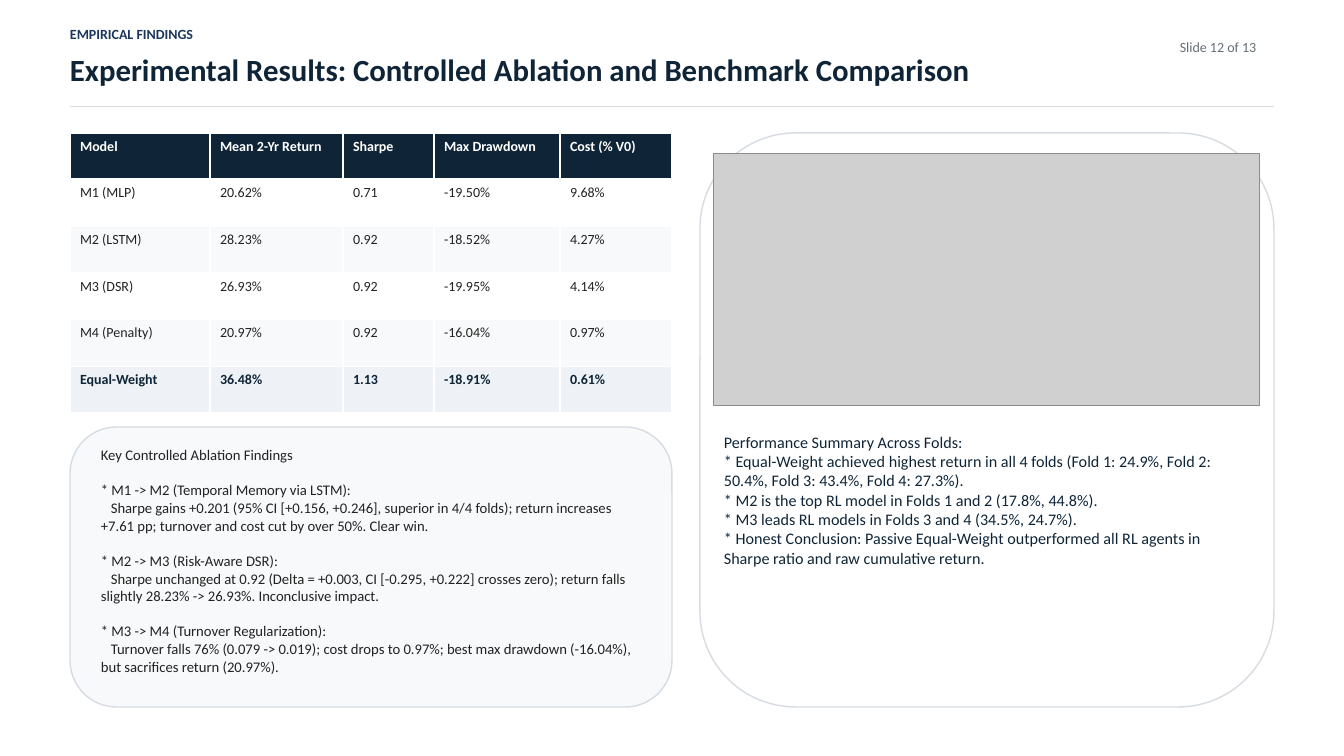
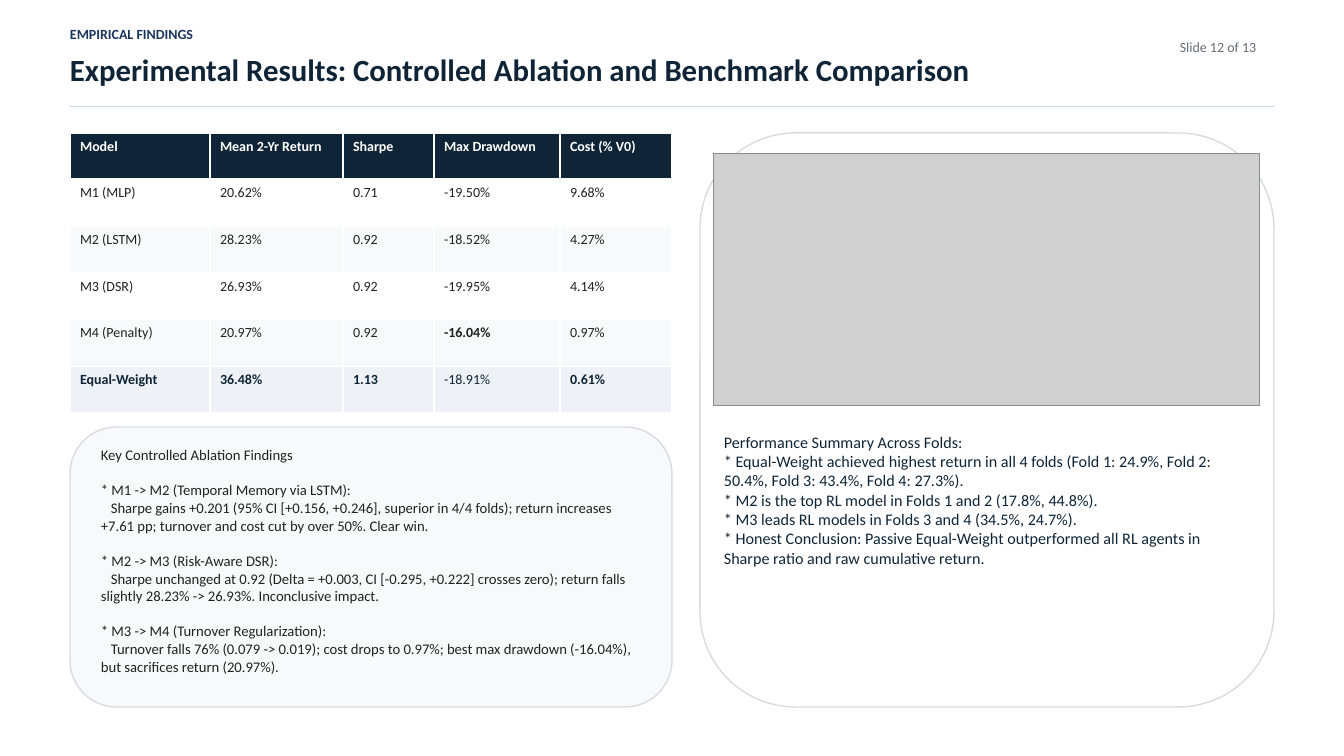
Before and after one commit to ritammondal2004/Risk-Aware-Deep-Reinforcement-Learning-for-Daily-Portfolio-Allocation, a slide deck: slide 12 of ppt/BTP1_Risk_Aware_DRL_Portfolio.pptx. Drawn at 1344x756 pixels with LibreOffice and Linux fonts; fonts in the diff are those of the drawing; grey boxes stand for pictures. Boxes give left, top, right and bottom in pixels: in the first picture for what was removed or moved away, otherwise in the second. Text is boxed around its words. In the diff, an @@ line names an element or a change of style, - is before the commit and + after.

```diff
--- a/ppt/BTP1_Risk_Aware_DRL_Portfolio.pptx
+++ b/ppt/BTP1_Risk_Aware_DRL_Portfolio.pptx
@@ table at (70,133,671,413) @@
@@ bold on in "-16.04%" @@
@@ bold off in "-18.91%" @@
```
Also in this commit, not shown: 1 other slide changed, 1 other file.
